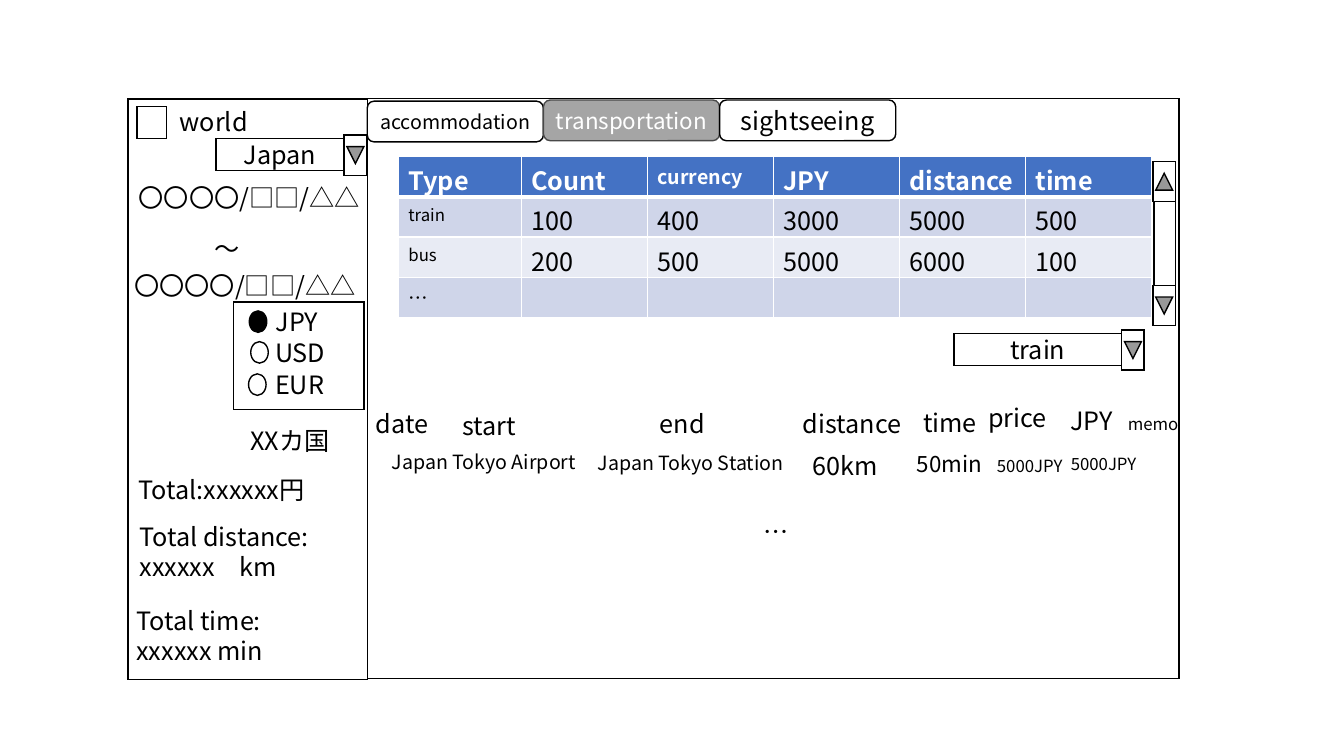
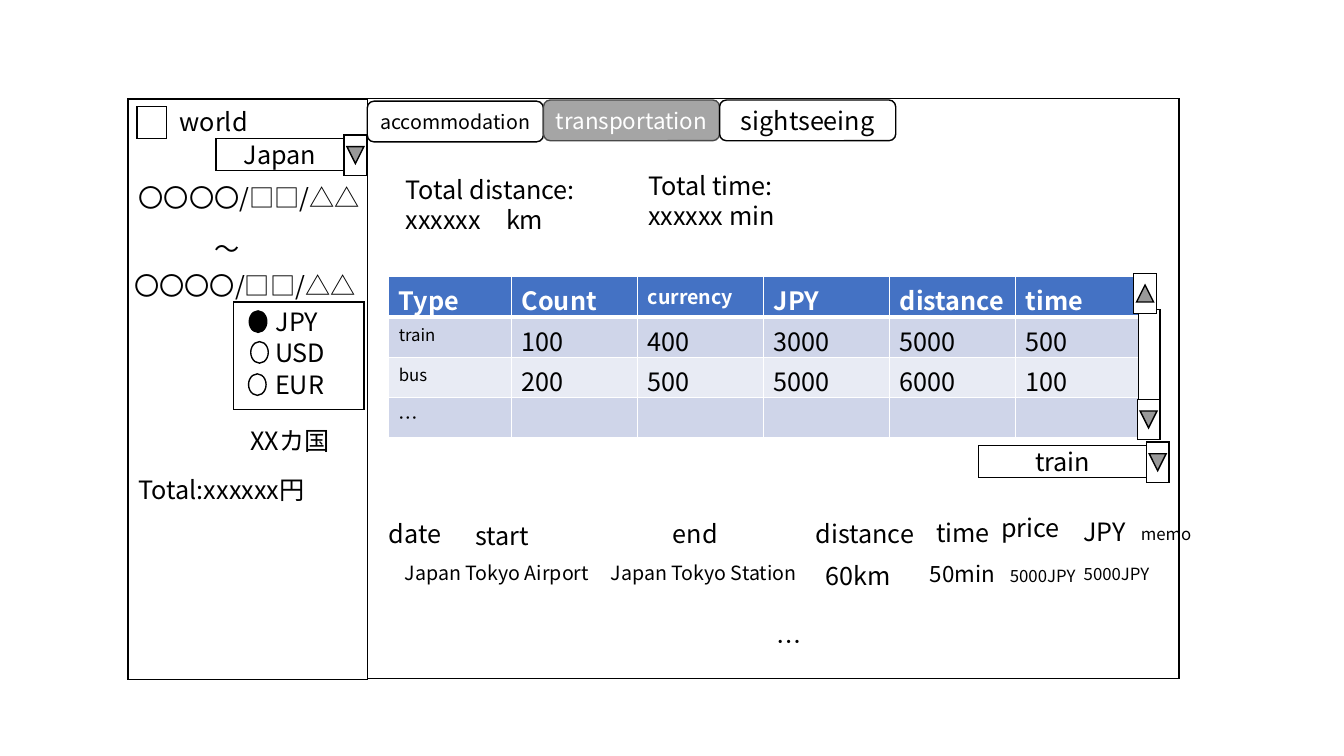
Before and after one commit to yomai-hiyashidewa/WorldTravelingLogger, a slide deck: slide 4 of models/UI.pptx. Drawn at 1344x756 pixels with LibreOffice and Linux fonts; fonts in the diff are those of the drawing. Boxes give left, top, right and bottom in pixels: in the first picture for what was removed or moved away, otherwise in the second. Text is boxed around its words. In the diff, an @@ line names an element or a change of style, - is before the commit and + after.

```diff
--- a/models/UI.pptx
+++ b/models/UI.pptx
@@ text "Total distance:": place and size @@
-text "Total distance:" at (139, 526, 308, 576)
+text "Total distance:" at (406, 179, 574, 229)
@@ text "Total time:": place and size @@
-text "Total time:" at (136, 610, 263, 660)
+text "Total time:" at (648, 175, 775, 225)
@@ table: place and size @@
-table at (398, 156, 1151, 318)
+table at (389, 276, 1142, 438)
@@ action button back previous: place and size @@
-action button back previous at (1153, 161, 1176, 202)
+action button back previous at (1134, 273, 1156, 314)
@@ rectangle: place and size @@
-rectangle at (1154, 196, 1176, 296)
+rectangle at (1139, 310, 1160, 410)
@@ action button back previous: place and size @@
-action button back previous at (1153, 285, 1176, 326)
+action button back previous at (1138, 399, 1160, 440)
@@ rectangle "train": place and size @@
-rectangle "train" at (954, 334, 1121, 366)
+rectangle "train" at (979, 446, 1146, 478)
@@ action button back previous: place and size @@
-action button back previous at (1122, 330, 1144, 370)
+action button back previous at (1147, 442, 1170, 482)
@@ 15 texts: place and size @@
-15 texts at (376, 407, 1179, 552)
+15 texts at (389, 517, 1192, 662)
```
Also in this commit, not shown: 3 other slides changed, 11 other files.
